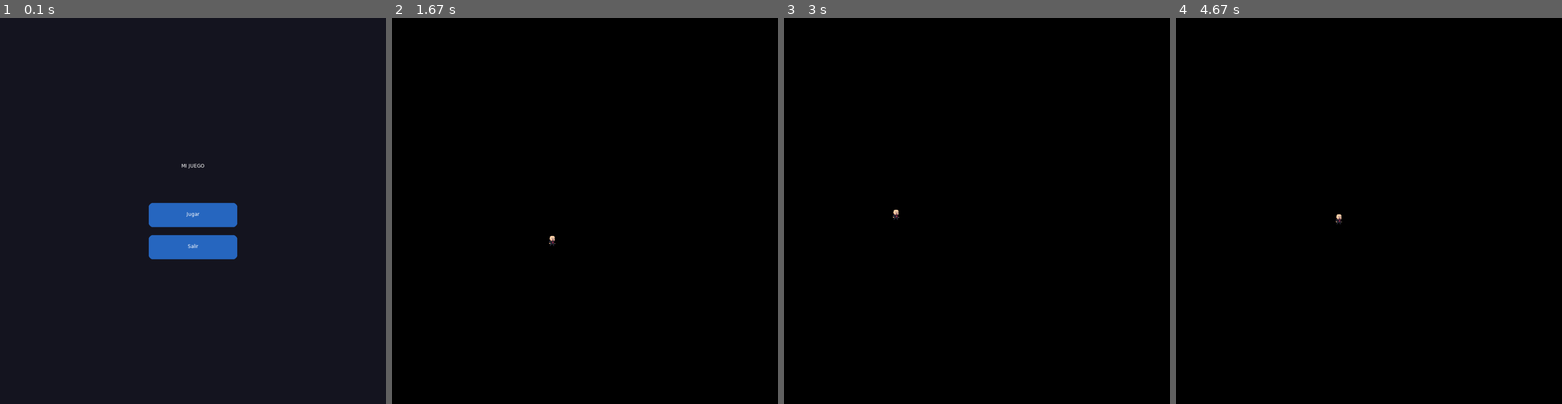
Above: before the commit, frames 1-4 (left to right).
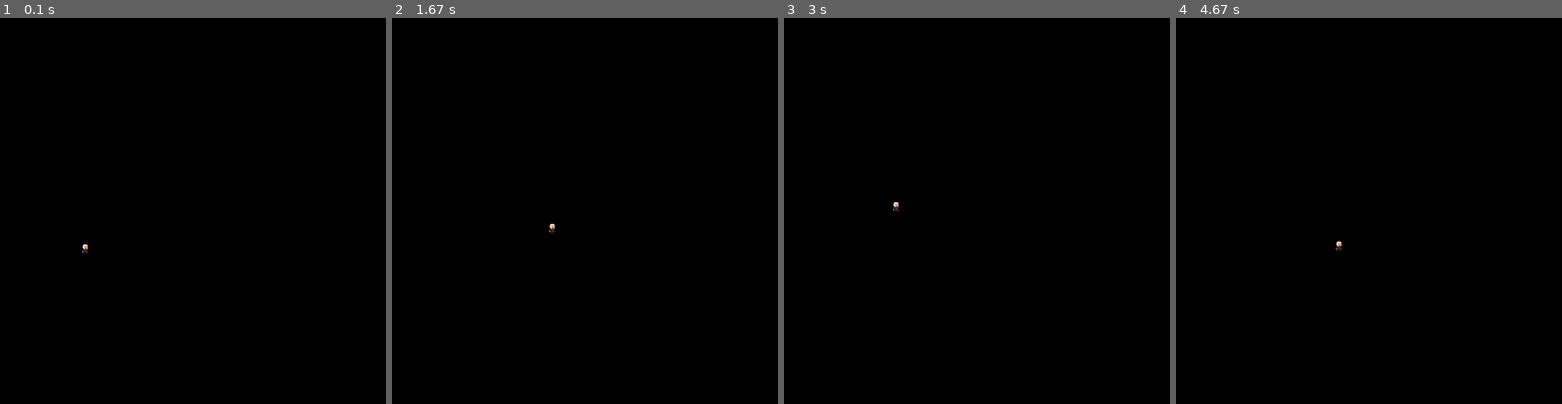
Above: after the commit, the same moments.

Repository: polgonzalez05/luathon-MasAitorGonzalezPolGarciaEnricMorerresJordiDoneuxGillesDelohenLuc
Game: LÖVE game, started from main.lua
Two runs of this game, one before a commit and one after it. Both use one fixed random seed, a clock stepped at 60 frames per second and the inputs below.
Inputs:
- Up to frame 1 (0.1 s): no input
- Up to frame 2 (1.67 s): tap Space at 0.33, 0.73, 1.03, 1.23, 1.53 s; hold D 0.67-1.13 s; hold D 1.17-1.63 s
- Up to frame 3 (3 s): hold A 1.67-2.2 s; tap Space at 1.73, 2.03, 2.3, 2.6, 2.73 s; hold A 2.23-2.63 s; hold D from 2.67 s (still down)
- Up to frame 4 (4.67 s): tap Space at 3.03, 3.4, 3.7, 3.9, 4.2, 4.4 s; release D at 3.3 s; hold A 3.33-3.8 s; hold D 3.83-4.3 s; hold D from 4.33 s (still down)

The runs differ from the first frame. In frame 1, 100% of the frame differs, in the area x 0-100%, y 0-100%; in frame 2, less than 0.1%; in frame 3, less than 0.1%; in frame 4, less than 0.1%.

Commit message:
No menu

Diff:
--- a/main.lua
+++ b/main.lua
@@ -1,45 +1,24 @@
 local Character = require "src/character"
-local Menu = require "src/menu"
-
-local menu = Menu:new()
-local estado = "menu"
 local player
 
-local function elegir(accion)
-    if accion == "jugar" then
-        player = Character()
-        estado = "juego"
-    elseif accion == "salir" then
-        love.event.quit()
-    end
+function love.load()
+    player = Character()
 end
 
 function love.update(dt)
-    if estado == "juego" then
-        player:update(dt)
+    if love.keyboard.isDown("escape") then
+        love.event.quit()
     end
+
+    player:update(dt)
 end
 
 function love.draw()
-    if estado == "menu" then
-        menu:draw()
-    else
-        player:draw()
-    end
-end
-
-function love.mousepressed(x, y, boton)
-    if estado == "menu" then
-        elegir(menu:mousepressed(x, y, boton))
-    end
+    player:draw()
 end
 
 function love.keypressed(key)
-    if estado == "menu" then
-        elegir(menu:keypressed(key))
-    elseif key == "space" then
+    if key == "space" then
         player:jump()
-    elseif key == "escape" then
-        estado = "menu"
     end
 end
